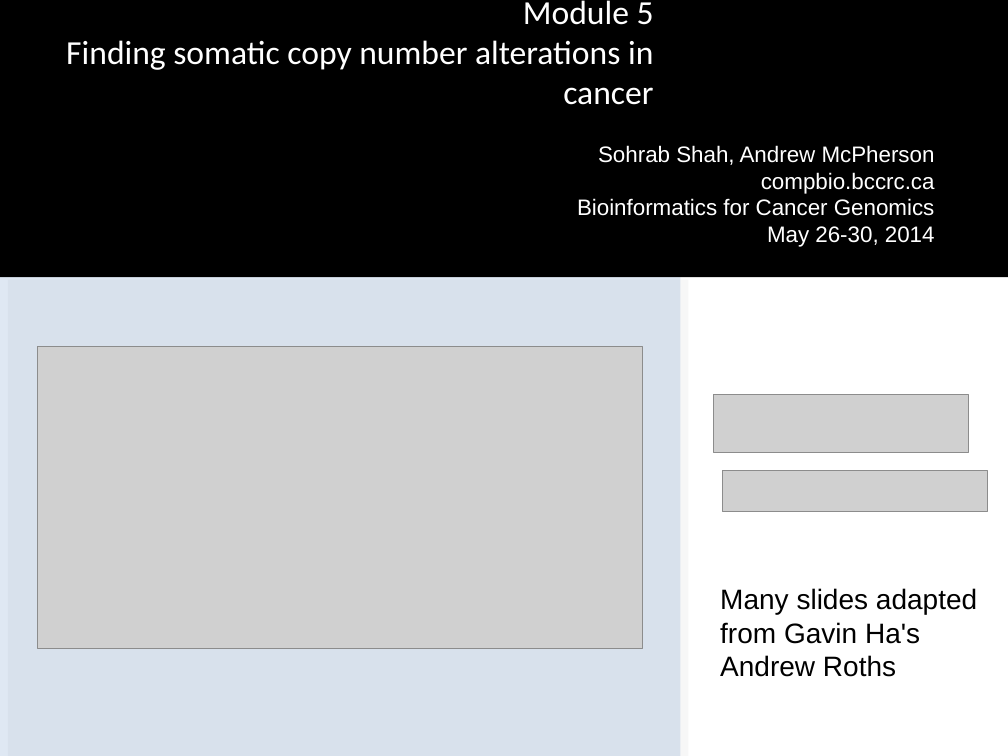
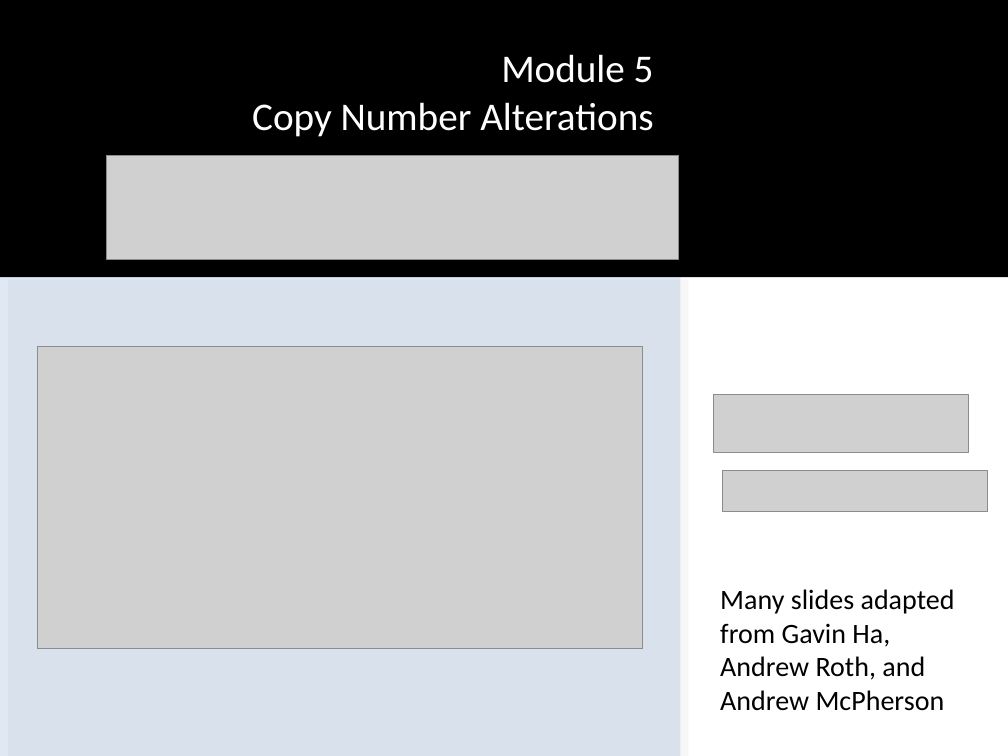
Before and after one commit to tinyheero/BICG-2016, a slide deck: slide 3 of copy_number/content/BiCG_2014_Module5_Lab_shah.ppt. Drawn at 1008x756 pixels with LibreOffice and Linux fonts; fonts in the diff are those of the drawing; grey boxes stand for pictures; background and template pictures are left out. Boxes give left, top, right and bottom in pixels: in the first picture for what was removed or moved away, otherwise in the second. Text is boxed around its words. In the diff, an @@ line names an element or a change of style, - is before the commit and + after.

```diff
--- a/copy_number/content/BiCG_2014_Module5_Lab_shah.ppt
+++ b/copy_number/content/BiCG_2014_Module5_Lab_shah.ppt
@@ text at (252,54,654,137): text changed; size 24 to 28 pt @@
-Module 5
-Finding somatic copy number alterations in cancer
+Module 5
+Copy Number Alterations
@@ text removed at (577,145,935,247) @@
-Sohrab Shah, Andrew McPherson
-compbio.bccrc.ca
-Bioinformatics for Cancer Genomics
-May 26-30, 2014
@@ picture added at (107,155,678,259) @@
@@ text at (720,589,955,711): text changed; font Arial to Calibri @@
-Many slides adapted from Gavin Ha's
-Andrew Roths
+Many slides adapted from Gavin Ha,
+Andrew Roth, and Andrew McPherson
```
Also in this commit, not shown: 7 other slides changed.
